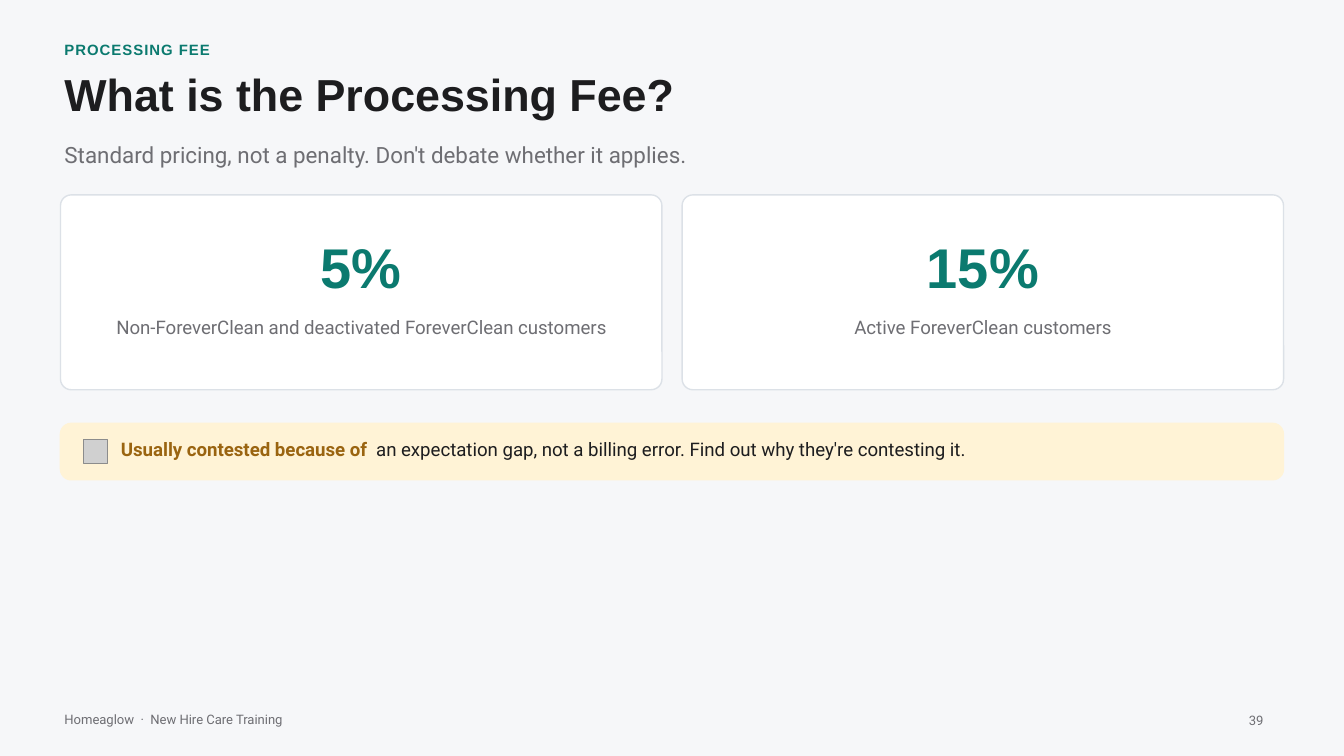
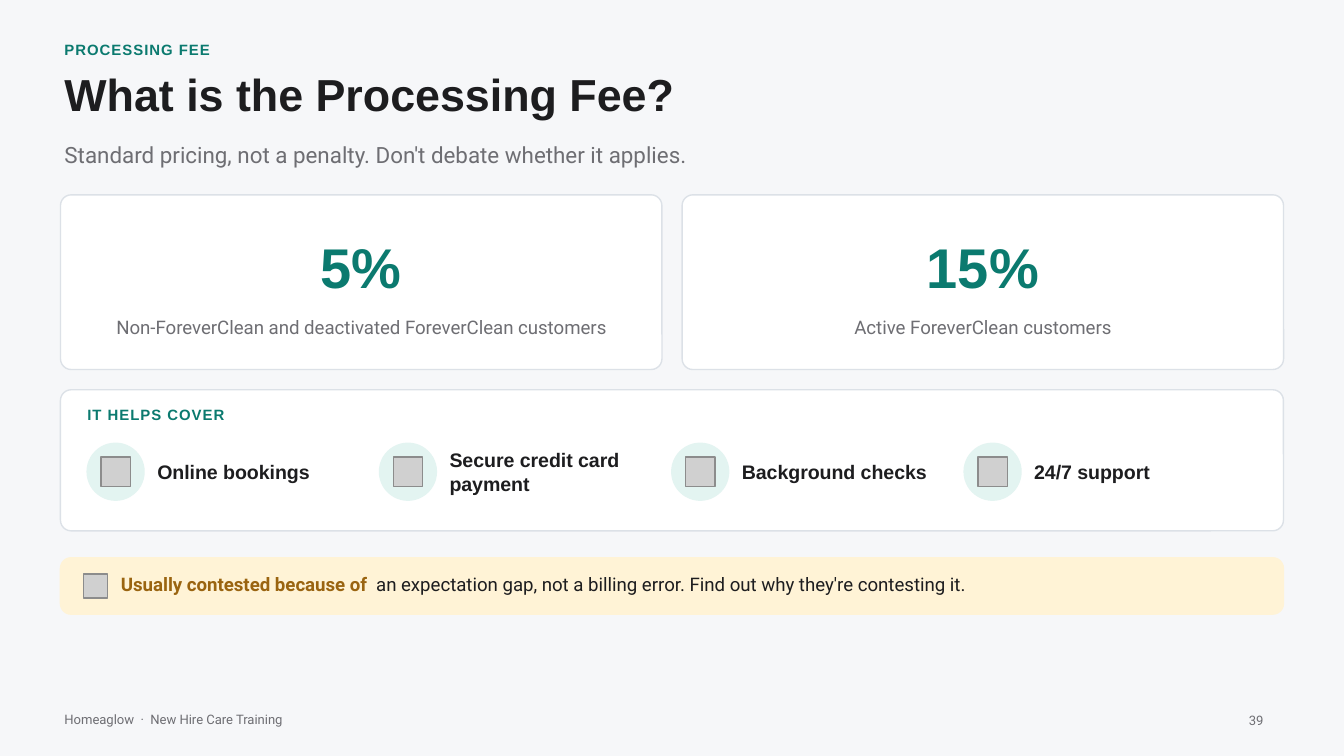
Before and after one commit to anjulimichelle/training, a slide deck: slide 39 of incorrect-info-lmc-lockout/incorrect-info-lmc-lockout.pptx. Drawn at 1344x756 pixels with LibreOffice and Linux fonts; fonts in the diff are those of the drawing; grey boxes stand for pictures. Boxes give left, top, right and bottom in pixels: in the first picture for what was removed or moved away, otherwise in the second. Text is boxed around its words. In the diff, an @@ line names an element or a change of style, - is before the commit and + after.

```diff
--- a/incorrect-info-lmc-lockout/incorrect-info-lmc-lockout.pptx
+++ b/incorrect-info-lmc-lockout/incorrect-info-lmc-lockout.pptx
@@ rounded rectangle: place and size @@
-rounded rectangle at <box>60,195,661,390</box>
+rounded rectangle at <box>60,195,661,370</box>
@@ rounded rectangle at <box>60,195,661,370</box>: proportions changed @@
@@ rounded rectangle at <box>683,195,1284,370</box>: proportions changed @@
@@ rounded rectangle: place and size @@
-rounded rectangle at <box>683,195,1284,390</box>
+rounded rectangle at <box>683,195,1284,370</box>
@@ rounded rectangle: place and size @@
-rounded rectangle at <box>60,423,1284,480</box>
+rounded rectangle at <box>60,390,1284,531</box>
@@ rounded rectangle at <box>60,390,1284,531</box>: fill #FFF3D6 to #FFFFFF; outline #FFF3D6 0.75 pt to #DCE1E7 0.75 pt; proportions changed @@
@@ text added at <box>87,409,224,420</box>, 8 pt, text #0B7A6F, bold @@
+IT HELPS COVER
@@ ellipse added at <box>87,444,144,500</box>, fill #E3F4F1, outline #E3F4F1 1 pt @@
@@ ellipse added at <box>380,444,437,500</box>, fill #E3F4F1, outline #E3F4F1 1 pt @@
@@ ellipse added at <box>672,444,728,500</box>, fill #E3F4F1, outline #E3F4F1 1 pt @@
@@ ellipse added at <box>964,444,1020,500</box>, fill #E3F4F1, outline #E3F4F1 1 pt @@
@@ picture added at <box>101,457,130,487</box> @@
@@ text added at <box>157,464,310,483</box>, 10.5 pt, text #1D1D1F, bold @@
+Online bookings
@@ picture added at <box>394,457,423,487</box> @@
@@ text added at <box>450,452,619,495</box>, 10.5 pt, text #1D1D1F, bold @@
+Secure credit card payment
@@ picture added at <box>685,457,715,487</box> @@
@@ text added at <box>742,464,927,483</box>, 10.5 pt, text #1D1D1F, bold @@
+Background checks
@@ picture added at <box>978,457,1008,487</box> @@
@@ text added at <box>1034,464,1149,483</box>, 10.5 pt, text #1D1D1F, bold @@
+24/7 support
@@ rounded rectangle added at <box>60,558,1284,614</box>, fill #FFF3D6, outline #FFF3D6 0.75 pt @@
@@ picture: place and size @@
-picture at <box>83,439,108,464</box>
+picture at <box>83,574,108,598</box>
@@ text "Usually contested because of an ...": place and size @@
-text "Usually contested because of an ..." at <box>121,442,966,460</box>
+text "Usually contested because of an ..." at <box>121,577,966,595</box>
```
Also in this commit, not shown: 2 other slides changed, 1 other file.
